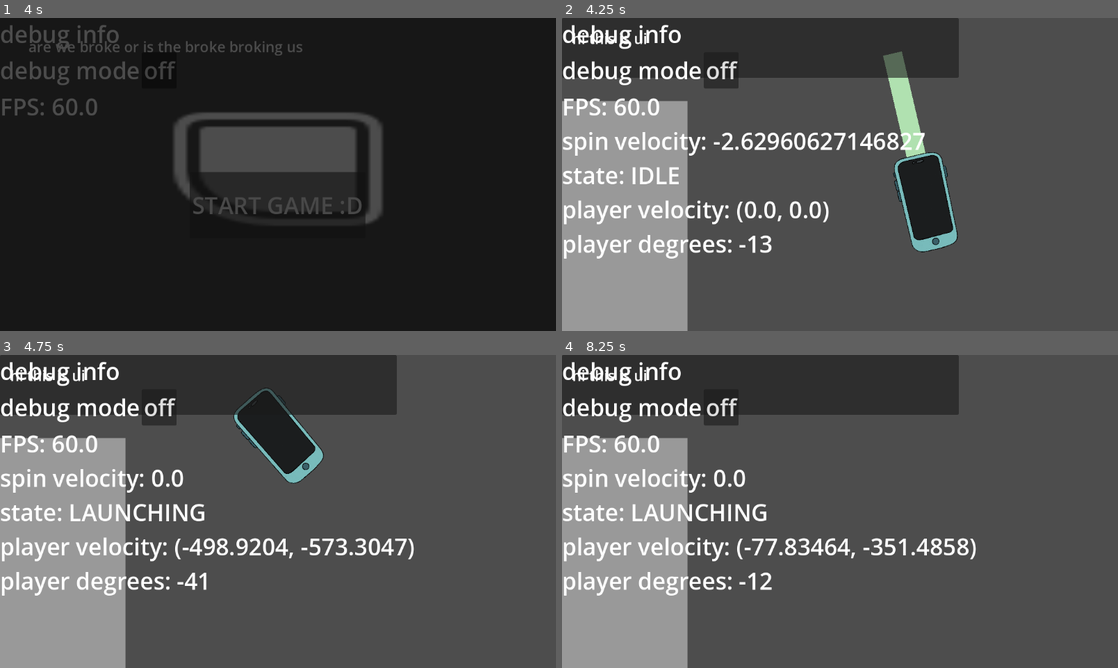
Above: before the commit, frames 1-4 (two rows, left to right).
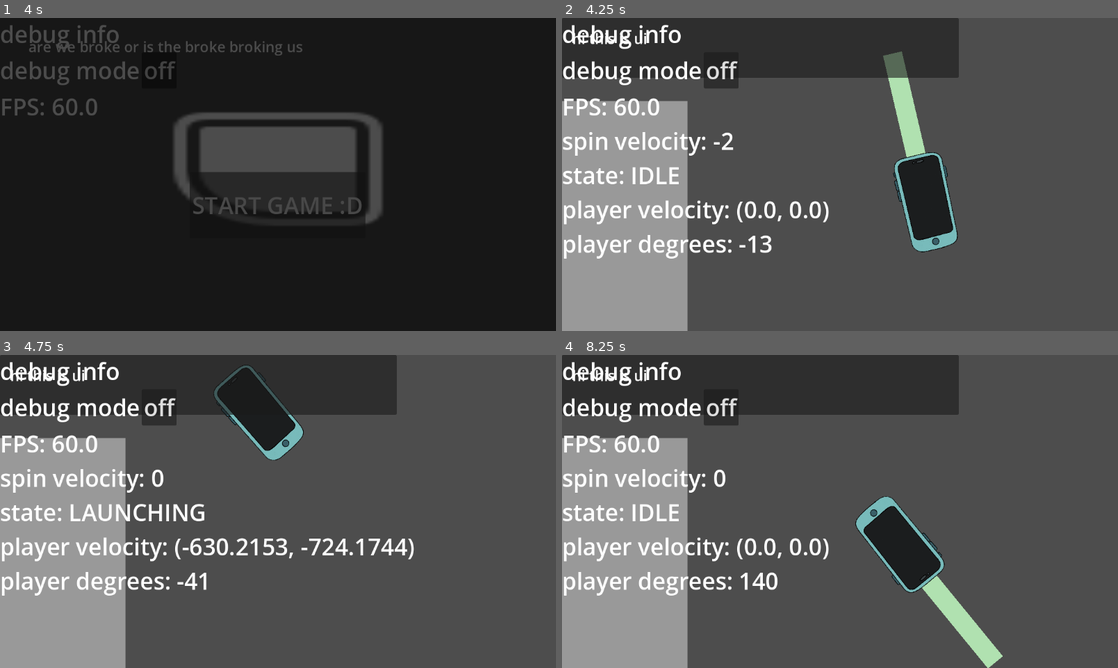
Above: after the commit, the same moments.

Repository: sophieTheProgrammer/GMTK-2026-Battery
Game: Godot game, scene res://scenes/cutscene_tutorial.tscn
Two runs of this game, one before a commit and one after it. Both use one fixed random seed, a clock stepped at 60 frames per second and the inputs below. This scene is started directly instead of the project's main scene. Sound files missing from this copy of the repository are replaced by a short silence.
Inputs (mouse positions are in pixels of both pictures, inside the frame that each line leads up to):
- Up to frame 1 (4 s): click "off" at 0.5 s; click "on" at 1.25 s; click "START GAME :D" at 2 s; click "START GAME :D" at 2.75 s; tap Enter (ui_accept) at 3.5, 3.77 s; move the mouse to (250, 237) at 3.52 s; hold A (right) from 3.53 s (still down); click (250, 237) at 3.6 s
- Up to frame 2 (4.25 s): keep holding A (right)
- Up to frame 3 (4.75 s): keep holding A (right); move the mouse to (444, 558) at 4.27 s; click (444, 558) at 4.35 s; tap Enter (ui_accept) at 4.52 s
- Up to frame 4 (8.25 s): move the mouse to (673, 464) at 5.02 s; release A (right) at 5.03 s; hold Right (left) 5.03-7.28 s; click (673, 464) at 5.1 s; move the mouse to (867, 511) at 5.77 s; click (867, 511) at 5.85 s; tap Enter (ui_accept) at 6.02, 6.77, 7.52 s; move the mouse to (756, 433) at 6.52 s; click (756, 433) at 6.6 s; move the mouse to (962, 495) at 7.27 s; hold A (right) from 7.28 s (still down); click (962, 495) at 7.35 s; move the mouse to (728, 527) at 8.02 s; click (728, 527) at 8.1 s

Frame 1 is identical in both runs. In frame 2, 0.9% of the frame differs, in the area x 31-66%, y 36-43%; in frame 3, 2.4%; in frame 4, 5.6%, in the area x 13-80%, y 36-100%.

Commit message:
bouncing

Diff:
--- a/scripts/autoloads/audio_player.gd
+++ b/scripts/autoloads/audio_player.gd
@@ -8,6 +8,7 @@
 # Sound Effect Paths
 # Add SFX definitions, then play the SFX in other scripts with play_sfx
 const CLICK = preload("res://stock/interface-sounds/click_002.ogg")
+const LOW_POWER_WARNING = preload("res://audio/universfield-low-power-warning-487889.mp3")
 
 
 # MUSIC: only one song can play at a time, it will override, Music bus
--- a/scripts/phone.gd
+++ b/scripts/phone.gd
@@ -5,7 +5,7 @@
 # Constants
 const TOP_SPIN_SPEED := 10.0
 const SPIN_ACCELERATION := 2.0
-const SPEED := 1000.0
+const SPEED := 1200.0
 const DECELERATION : = 800.0
 
 var current_spin_velocity : float = 0.0
@@ -15,6 +15,8 @@
 	AIMING,
 	LAUNCHING,
 }
+func _ready() -> void:
+	pass
 
 var state : player_state = player_state.IDLE
 func _physics_process(delta: float) -> void:
@@ -28,8 +30,9 @@
 	Debug.display_debug_var("player velocity", velocity)
 	Debug.display_debug_var("player degrees", int(rotation_degrees))
 
-	move_and_slide()
-
+	var collision : KinematicCollision2D = move_and_collide(velocity * delta)
+	if collision:
+		velocity = velocity.bounce(collision.get_normal())
 func handle_idle(delta: float) -> void:
 	shoot_indicator.show()
 
@@ -44,7 +47,7 @@
 	if Input.is_action_just_pressed("click"):
 		current_spin_velocity = 0
 		state = player_state.AIMING
-	Debug.display_debug_var("spin velocity", current_spin_velocity)
+	Debug.display_debug_var("spin velocity", int(current_spin_velocity))
 func handle_aiming(delta : float) -> void:
 	if Input.is_action_just_released("click"):
 		state = player_state.LAUNCHING
Not shown, added: audio/universfield-low-power-warning-487889.mp3.import
Not shown, added: audio/universfield-low-power-warning-487889.mp3
